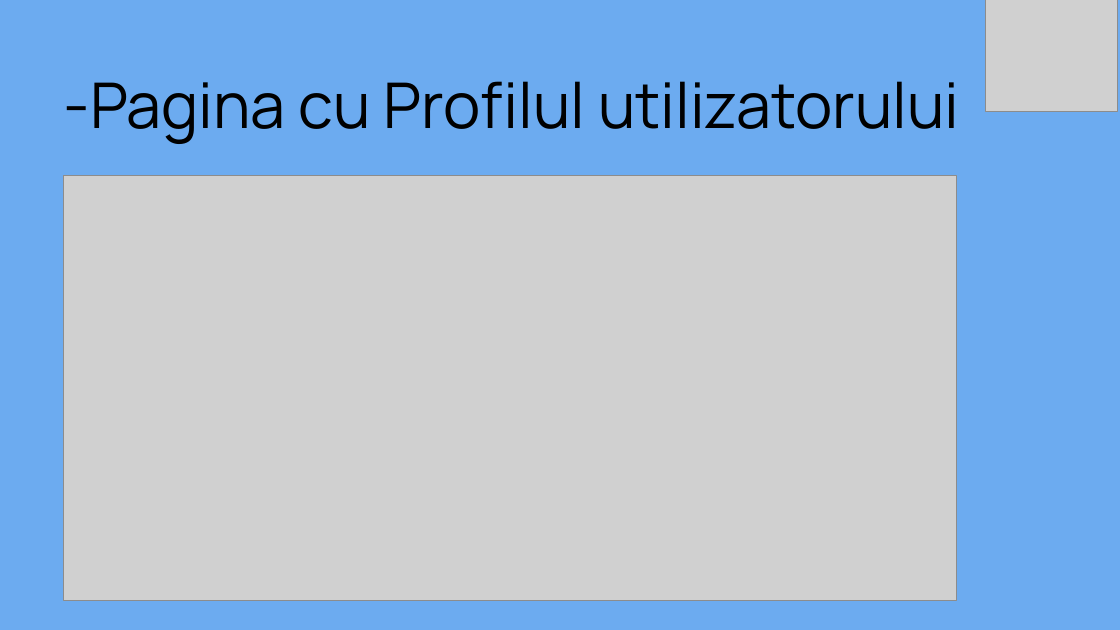
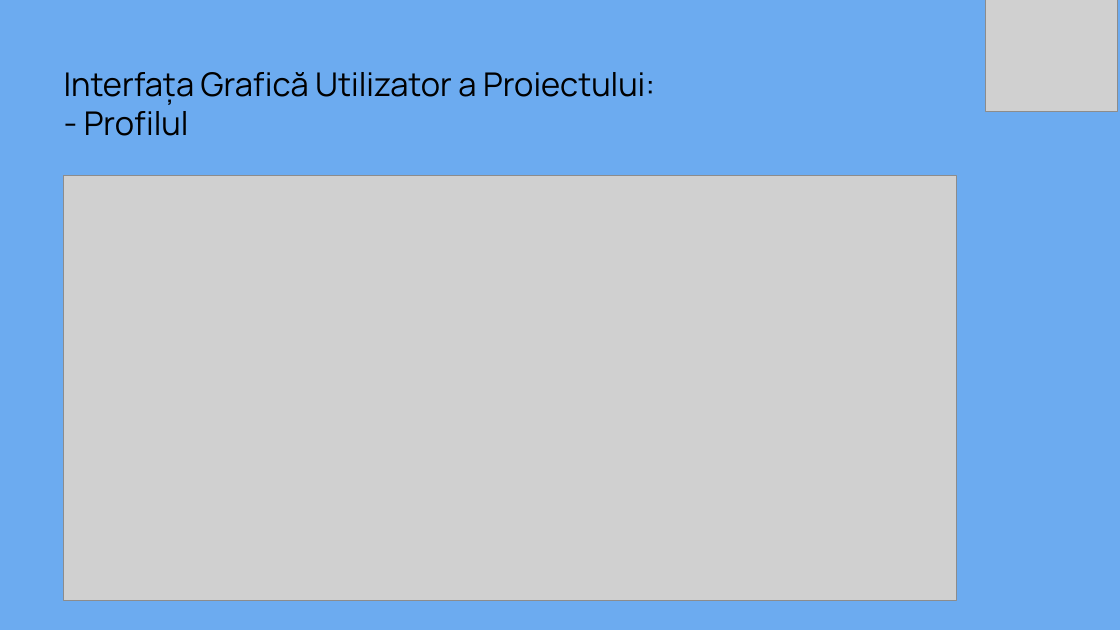
Before and after one commit to robertnitu02/proiect-diploma, a slide deck: slide 12 of word/prezentare.pptx (slide 11 before the commit). Drawn at 1120x630 pixels with LibreOffice and Linux fonts; fonts in the diff are those of the drawing; grey boxes stand for pictures; background and template pictures are left out. Boxes give left, top, right and bottom in pixels: in the first picture for what was removed or moved away, otherwise in the second. Text is boxed around its words. In the diff, an @@ line names an element or a change of style, - is before the commit and + after.

```diff
--- a/word/prezentare.pptx
+++ b/word/prezentare.pptx
@@ title at bbox=[64, 72, 655, 136]: text changed; size 54 to 28 pt @@
--Pagina cu Profilul utilizatorului
+Interfața Grafică Utilizator a Proiectului:
+- Profilul
```
Also in this commit, not shown: 9 other slides changed, 2 slides added, 1 slide removed.
